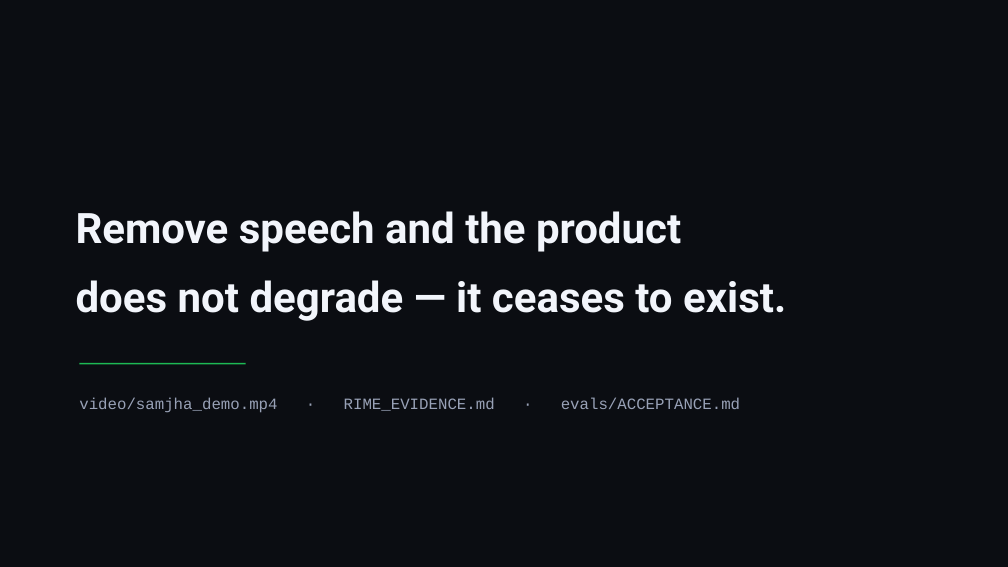
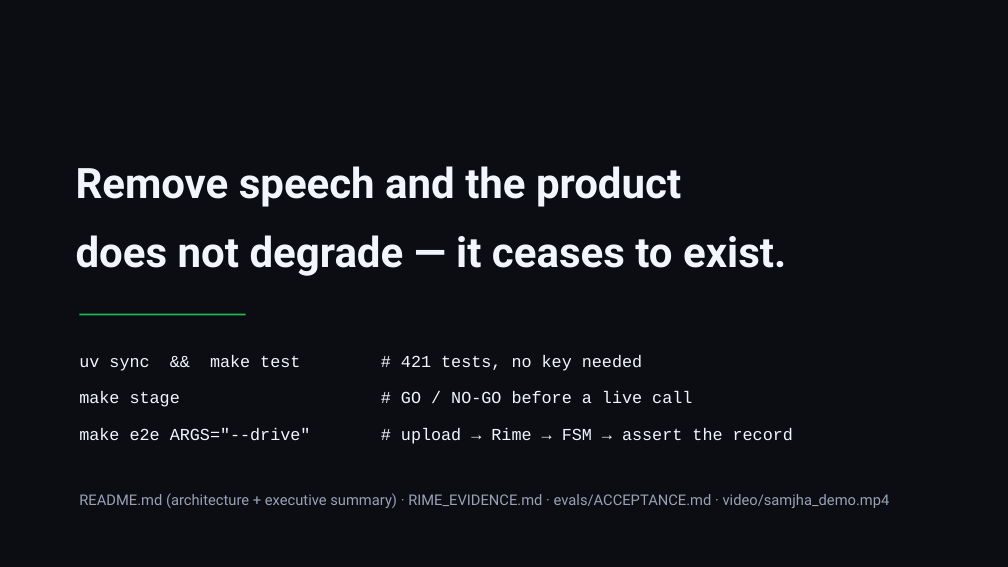
Before and after one commit to SwapnanilAdhikary/SAMJHA, a slide deck: slide 10 of ppt/samjha.pptx (slide 12 before the commit). Drawn at 1008x567 pixels with LibreOffice and Linux fonts; fonts in the diff are those of the drawing. Boxes give left, top, right and bottom in pixels: in the first picture for what was removed or moved away, otherwise in the second. Text is boxed around its words. In the diff, an @@ line names an element or a change of style, - is before the commit and + after.

Commit message:
demo good

```diff
--- a/ppt/samjha.pptx
+++ b/ppt/samjha.pptx
@@ text "Remove speech and the product" moved from (x1=76, y1=211, x2=786, y2=321) to (x1=76, y1=166, x2=786, y2=276) @@
@@ rectangle moved from (x1=79, y1=363, x2=246, y2=364) to (x1=79, y1=314, x2=246, y2=315) @@
@@ text added at (x1=79, y1=355, x2=793, y2=444), 16 pt, text #F2F5FB @@
+uv sync && make test # 421 tests, no key needed
+make stage # GO / NO-GO before a live call
+make e2e ARGS="--drive" # upload → Rime → FSM → assert the record
@@ text at (x1=79, y1=493, x2=890, y2=508): text changed; size 15 to 14 pt; font Courier New to Roboto @@
-video/samjha_demo.mp4 · RIME_EVIDENCE.md · evals/ACCEPTANCE.md
+README.md (architecture + executive summary) · RIME_EVIDENCE.md · evals/ACCEPTANCE.md · video/samjha_demo.mp4
```
Also in this commit, not shown: 5 other slides changed, 4 slides added, 6 slides removed, 29 other files.
